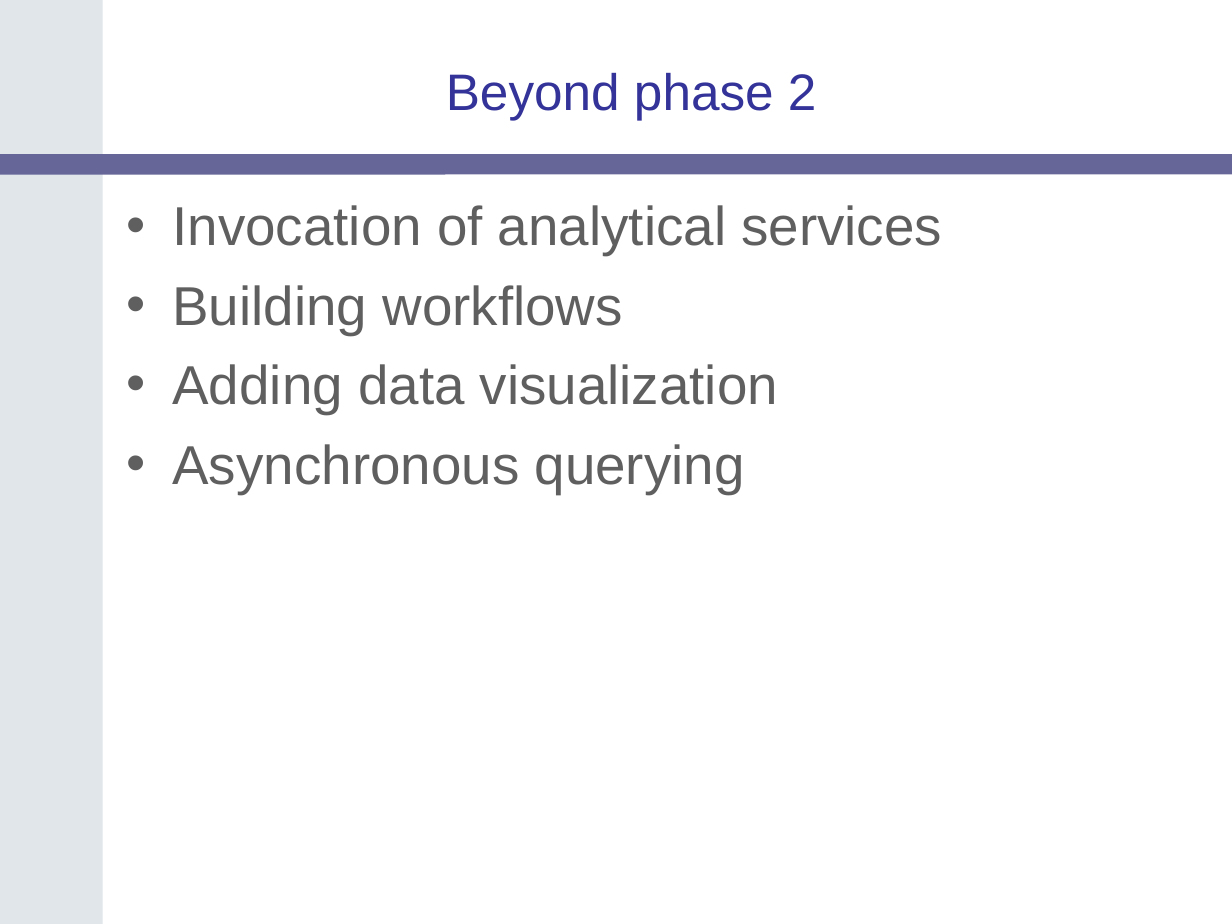
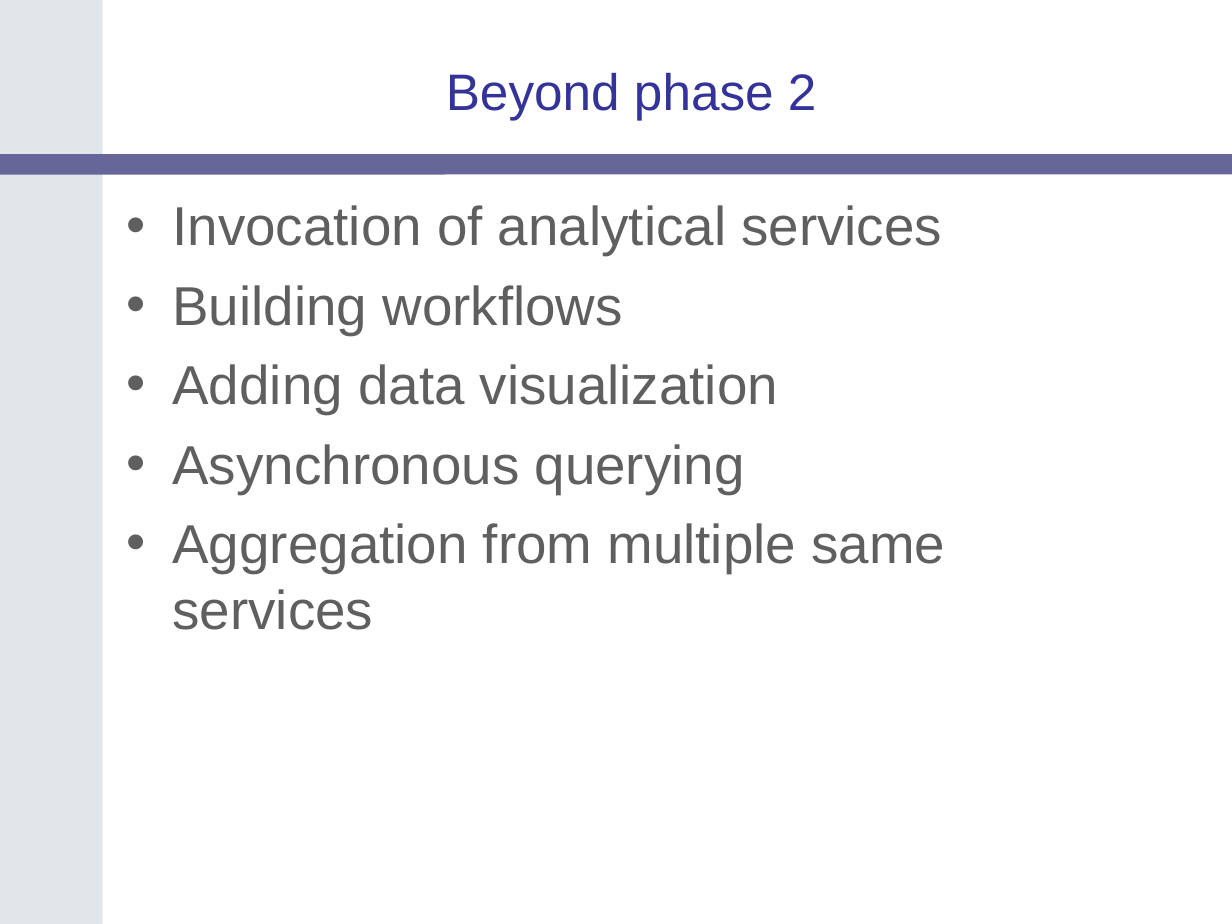
Before and after one commit to NCIP/catrip, a slide deck: slide 16 of catrip/documentation/presentations/translational_sig_2006_11_14/catrip_translational_sig_2006_11_14.ppt. Drawn at 1232x924 pixels with LibreOffice and Linux fonts; fonts in the diff are those of the drawing; background and template pictures are left out. Boxes give left, top, right and bottom in pixels: in the first picture for what was removed or moved away, otherwise in the second. Text is boxed around its words. In the diff, an @@ line names an element or a change of style, - is before the commit and + after.

Commit message:
*** empty log message ***
SVN-Revision: 1184

```diff
--- a/catrip/documentation/presentations/translational_sig_2006_11_14/catrip_translational_sig_2006_11_14.ppt
+++ b/catrip/documentation/presentations/translational_sig_2006_11_14/catrip_translational_sig_2006_11_14.ppt
@@ text at box(173, 523, 945, 630): paragraph added @@
+• Aggregation from multiple same services
```
